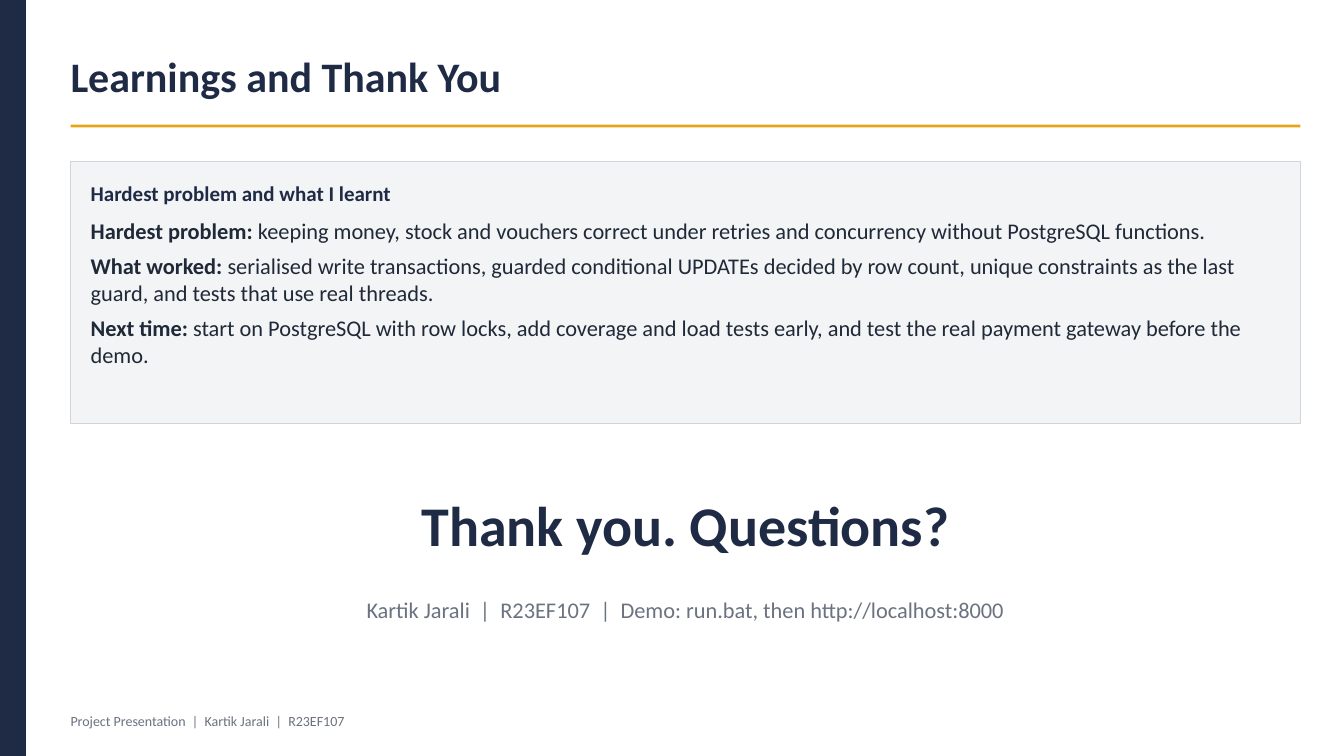
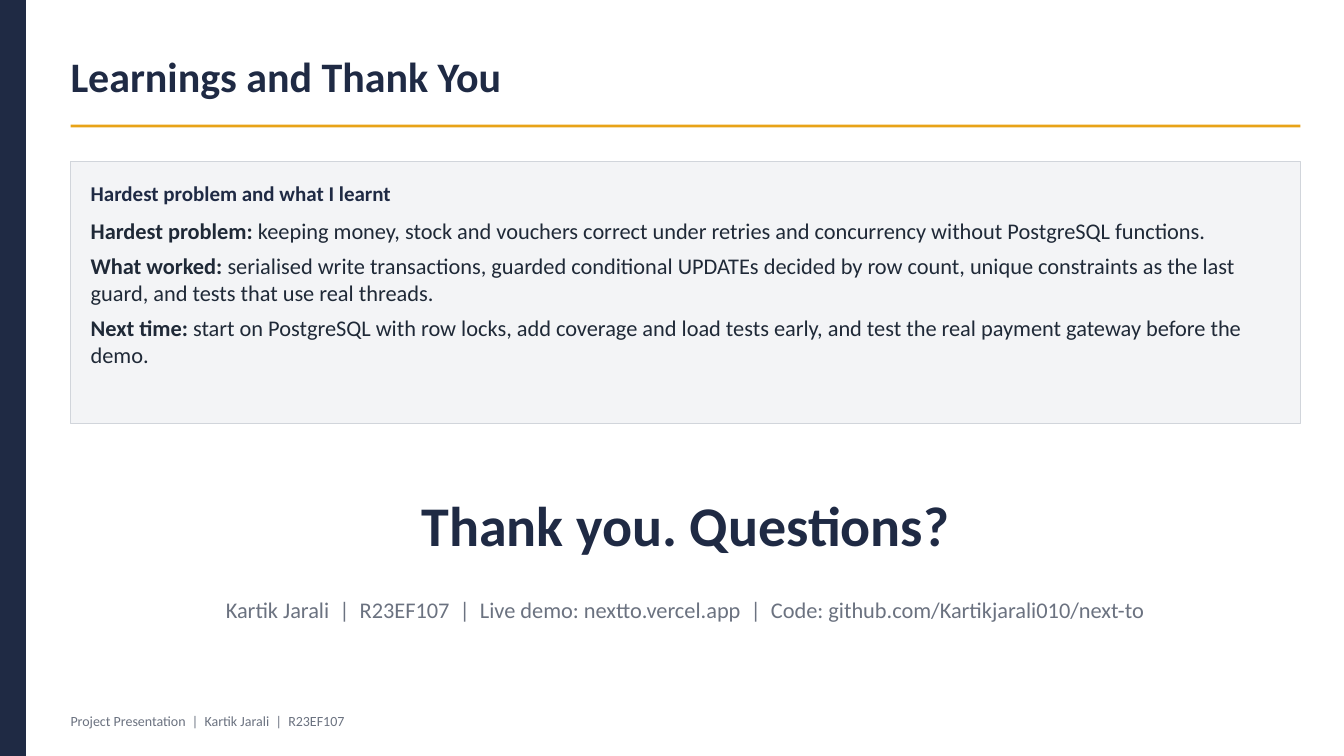
Before and after one commit to Kartikjarali010/next-to, a slide deck: slide 12 of docs/NextTo_Phase1_Presentation_Kartik.pptx. Drawn at 1344x756 pixels with LibreOffice and Linux fonts; fonts in the diff are those of the drawing. Boxes give left, top, right and bottom in pixels: in the first picture for what was removed or moved away, otherwise in the second. Text is boxed around its words. In the diff, an @@ line names an element or a change of style, - is before the commit and + after.

Commit message:
Add live demo and repo links to both presentations

```diff
--- a/docs/NextTo_Phase1_Presentation_Kartik.pptx
+++ b/docs/NextTo_Phase1_Presentation_Kartik.pptx
@@ text at (226, 602, 1143, 622): text changed @@
-Kartik Jarali | R23EF107 | Demo: run.bat, then http://localhost:8000
+Kartik Jarali | R23EF107 | Live demo: nextto.vercel.app | Code: github.com/Kartikjarali010/next-to
```
Also in this commit, not shown: 1 other file.
